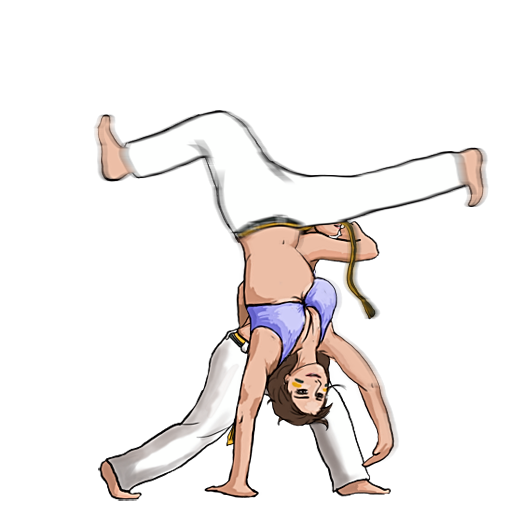
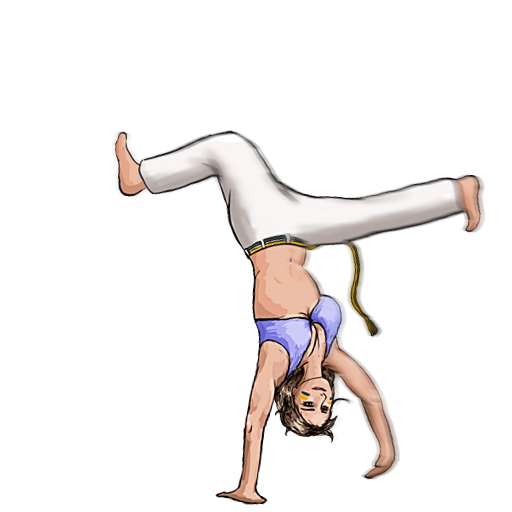
Layer changes from the first 512x512 image to the second:
removed layer "Copy of Paper" from group "Paper" over [93, 110, 489, 506]
removed layer "Paper" (2nd of 2, in "Paper") from group "Paper" over [93, 110, 489, 506]
added layer "Copy of Layer 14(pasted)" in group "Paper" over [93, 128, 489, 506]
added layer "Layer 14(pasted)" in group "Paper" over [93, 128, 489, 506]
hid "Stand" over [93, 125, 409, 506]
